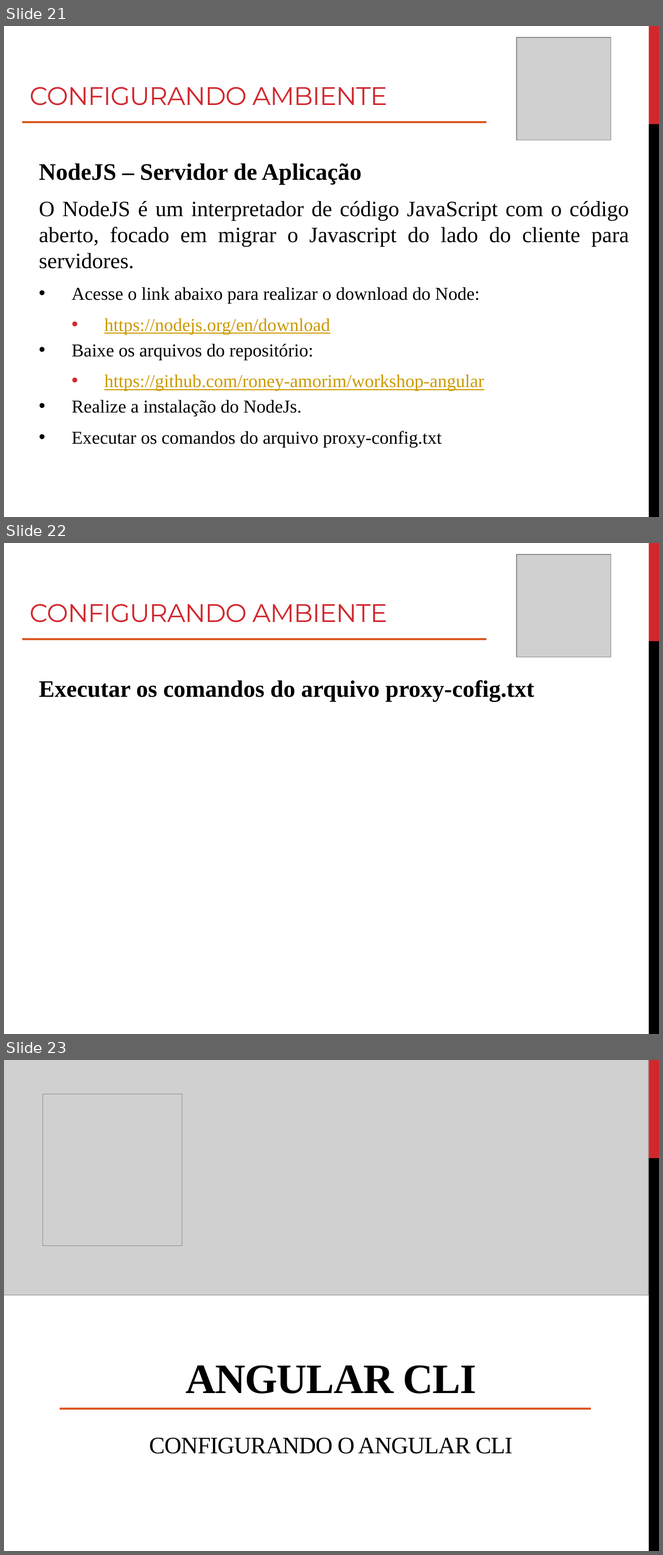
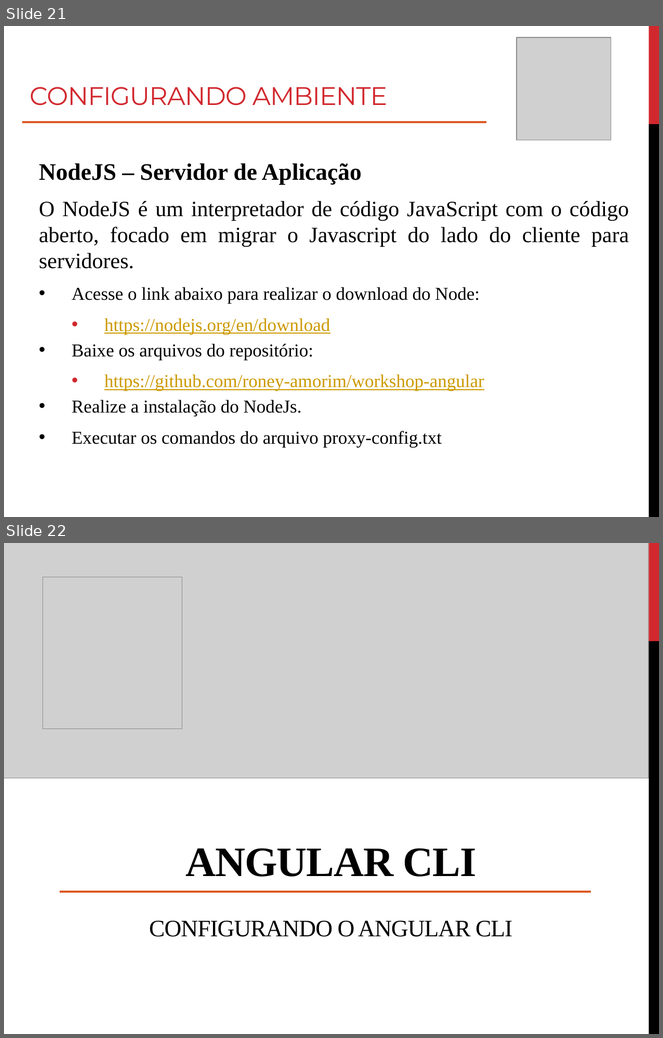
Before and after one commit to roney-amorim/workshop-angular, a slide deck: Módulo 1/Modulo 1.pptx. Shown one above the other, each under a label of ours: slides 21, 22 and 23 before the commit, slides 21 and 22 after it. The pictures are 663x1555 and 663x1038 pixels, drawn with LibreOffice and Linux fonts; fonts in the diff are those of the drawing; grey boxes stand for pictures. Boxes give left, top, right and bottom in pixels: in the first picture for what was removed or moved away, otherwise in the second. Text is boxed around its words. In the diff, an @@ line names an element or a change of style, - is before the commit and + after.

```diff
--- a/Módulo 1/Modulo 1.pptx
+++ b/Módulo 1/Modulo 1.pptx
@@ slide 22 removed at box(4, 543, 659, 1034), background #FFFFFF; not listed: 2 template elements that a slide beside it also shows @@
@@ picture removed at box(517, 555, 611, 657) @@
@@ title removed at box(29, 604, 388, 623) @@
-CONFIGURANDO AMBIENTE
@@ line removed from (22, 639) to (486, 639) @@
@@ text removed at box(39, 680, 534, 702) @@
-Executar os comandos do arquivo proxy-cofig.txt
@@ what was slide 23 is now slide 22 @@
```
Also in this commit, not shown: 1 slide changed, 5 other files.
